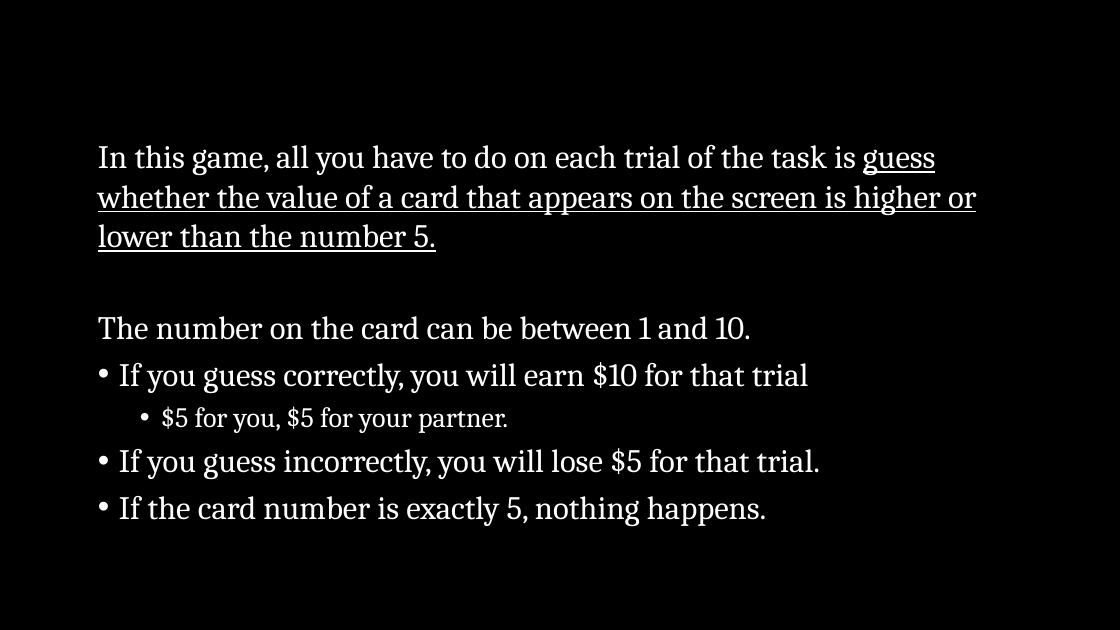
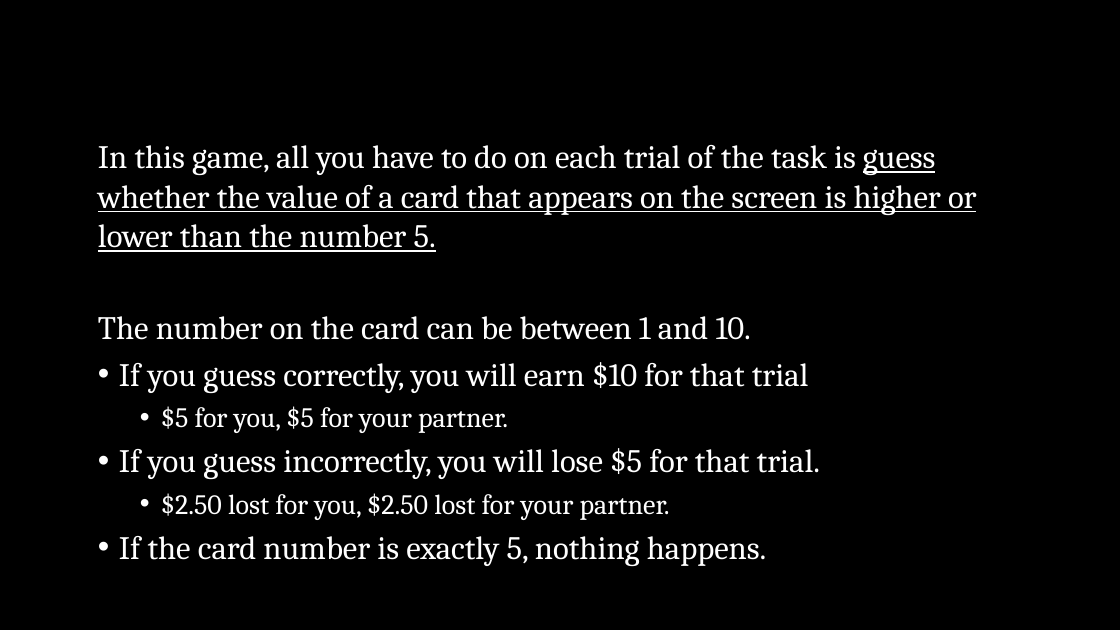
Before and after one commit to DVS-Lab/night-owls, a slide deck: slide 2 of sharedreward/Instructions.pptx. Drawn at 1120x630 pixels with LibreOffice and Linux fonts; fonts in the diff are those of the drawing. Boxes give left, top, right and bottom in pixels: in the first picture for what was removed or moved away, otherwise in the second. Text is boxed around its words. In the diff, an @@ line names an element or a change of style, - is before the commit and + after.

```diff
--- a/sharedreward/Instructions.pptx
+++ b/sharedreward/Instructions.pptx
@@ text at bbox=[161, 493, 670, 520]: paragraph added @@
+  • $2.50 lost for you, $2.50 lost for your partner.
```
Also in this commit, not shown: 31 other files.
